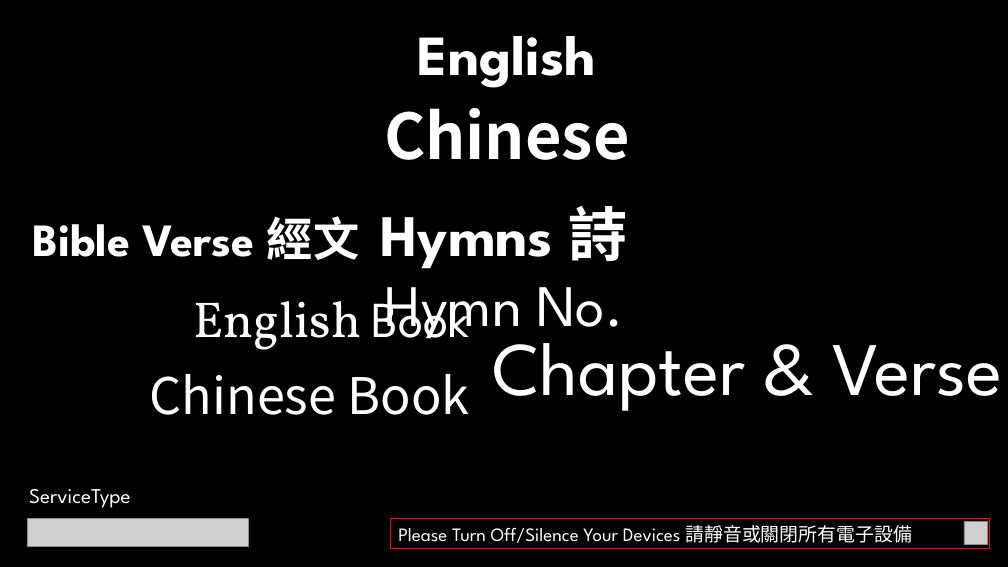
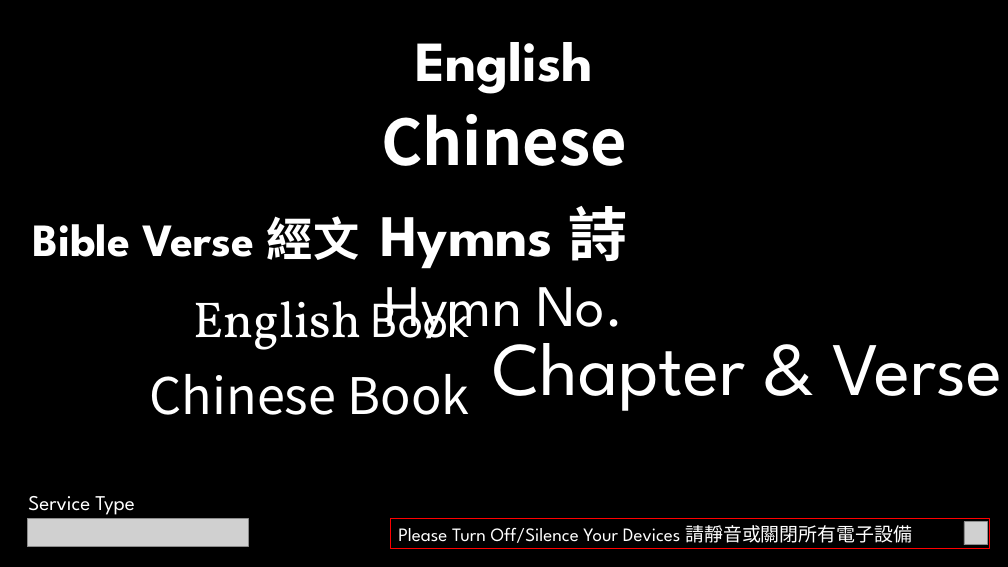
Before and after one commit to calebchanwy/tjc-powerpoint, a slide deck: slide 1 of TJCPowerPoint/Resources/ServiceWidescreen.pptx. Drawn at 1008x567 pixels with LibreOffice and Linux fonts; fonts in the diff are those of the drawing; grey boxes stand for pictures. Boxes give left, top, right and bottom in pixels: in the first picture for what was removed or moved away, otherwise in the second. Text is boxed around its words. In the diff, an @@ line names an element or a change of style, - is before the commit and + after.

```diff
--- a/TJCPowerPoint/Resources/ServiceWidescreen.pptx
+++ b/TJCPowerPoint/Resources/ServiceWidescreen.pptx
@@ text "English": place and size @@
-text "English" at [418, 36, 596, 88]
+text "English" at [415, 42, 593, 94]
@@ text "Chinese": place and size @@
-text "Chinese" at [384, 108, 630, 160]
+text "Chinese" at [381, 114, 627, 166]
@@ text added at [28, 496, 134, 515], 20 pt, text #FFFFFF @@
+Service Type
@@ text removed at [29, 489, 130, 508] @@
-ServiceType
```
Also in this commit, not shown: 1 other slide changed, 16 other files.
